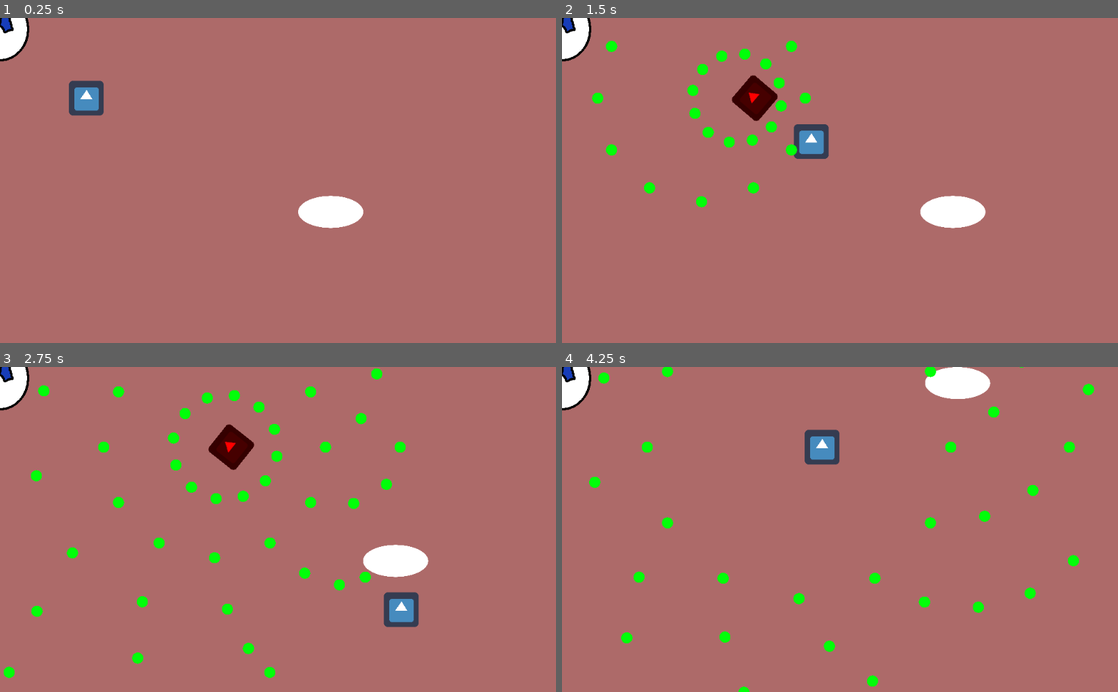
Above: before the commit, frames 1-4 (two rows, left to right).
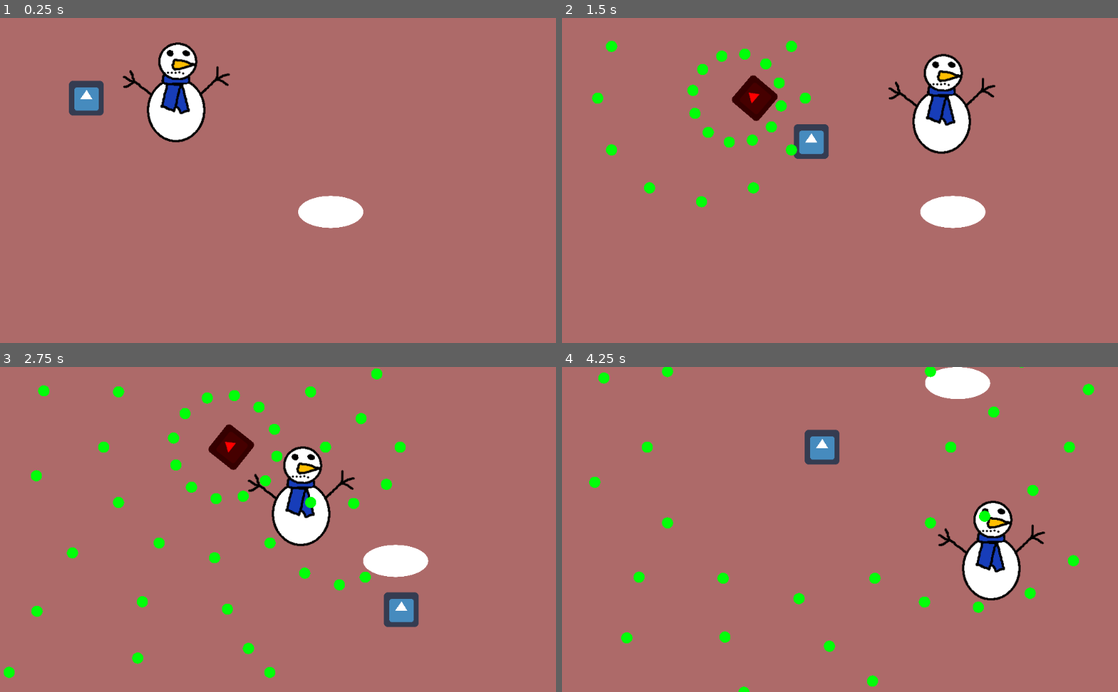
Above: after the commit, the same moments.

Repository: NicoJGutierrez/SmolElfBulletHell
Game: Godot game, scene res://scenes/TestScene.tscn
Two runs of this game, one before a commit and one after it. Both use one fixed random seed, a clock stepped at 60 frames per second and the inputs below. The engine's default icon, where the game draws it, is replaced by a stand-in: a white triangle on a blue panel in a dark square.
Inputs:
- Up to frame 1 (0.25 s): no input
- Up to frame 2 (1.5 s): hold D (right) 0.53-1.28 s; hold S (down) from 1.28 s (still down)
- Up to frame 3 (2.75 s): release S (down) at 2.03 s; hold D (right) from 2.03 s (still down)
- Up to frame 4 (4.25 s): release D (right) at 2.78 s; hold W (up) 2.78-3.53 s; hold A (left) from 3.53 s (still down)

The runs differ from the first frame. In frame 1, 3.1% of the frame differs, in the area x 0-42%, y 0-39%; in frame 2, 3.1%; in frame 3, 3.1%; in frame 4, 3.1%.

Commit message:
feat: El mono de nieve se mueve

Diff:
--- a/objects/Boss.tscn
+++ b/objects/Boss.tscn
@@ -18,7 +18,9 @@
 position = Vector2( 0, 21 )
 scale = Vector2( 1, 1.12 )
 shape = SubResource( 1 )
+disabled = true
 
 [node name="CollisionShape2D2" type="CollisionShape2D" parent="."]
 position = Vector2( 2, -68 )
 shape = SubResource( 2 )
+disabled = true
--- a/project.godot
+++ b/project.godot
@@ -12,7 +12,7 @@
 
 config/name="SmolElfGoesToHell"
 run/main_scene="res://scenes/TestScene.tscn"
-config/icon="res://images/icon.png"
+config/icon="res://images/snowman.png"
 
 [debug]
 
--- /dev/null
+++ b/scenes/Follower.gd
@@ -0,0 +1,16 @@
+extends PathFollow2D
+
+
+# Declare member variables here. Examples:
+# var a = 2
+export var speed = 300
+
+
+# Called when the node enters the scene tree for the first time.
+func _ready():
+	pass # Replace with function body.
+
+
+# Called every frame. 'delta' is the elapsed time since the previous frame.
+func _process(delta):
+	offset += speed * delta
--- a/scenes/TestScene.tscn
+++ b/scenes/TestScene.tscn
@@ -1,13 +1,19 @@
-[gd_scene load_steps=7 format=2]
+[gd_scene load_steps=9 format=2]
 
 [ext_resource path="res://objects/Player.tscn" type="PackedScene" id=1]
 [ext_resource path="res://images/BorderedSquare.png" type="Texture" id=2]
 [ext_resource path="res://objects/enemy.tscn" type="PackedScene" id=3]
 [ext_resource path="res://objects/Pelota.tscn" type="PackedScene" id=4]
 [ext_resource path="res://objects/Boss.tscn" type="PackedScene" id=5]
+[ext_resource path="res://scenes/Follower.gd" type="Script" id=6]
 
 [sub_resource type="RectangleShape2D" id=2]
 extents = Vector2( 28.0003, 572 )
+
+[sub_resource type="Curve2D" id=3]
+_data = {
+"points": PoolVector2Array( 0, 0, 0, 0, 250, 145, 0, 0, 0, 0, 814, 177, 0, 0, 0, 0, 451, 280, 0, 0, 0, 0, 849, 363, 0, 0, 0, 0, 395, 556, 0, 0, 0, 0, 232, 456, 0, 0, 0, 0, 250, 145 )
+}
 
 [node name="TestScene" type="Node2D"]
 
@@ -45,4 +51,16 @@
 [node name="Pelota" parent="." instance=ExtResource( 4 )]
 position = Vector2( 536, 358 )
 
-[node name="Boss" parent="." instance=ExtResource( 5 )]
+[node name="Path2D" type="Path2D" parent="."]
+curve = SubResource( 3 )
+
+[node name="PathFollow2D" type="PathFollow2D" parent="Path2D"]
+position = Vector2( 250, 145 )
+rotate = false
+script = ExtResource( 6 )
+__meta__ = {
+"_edit_group_": true
+}
+
+[node name="Boss" parent="Path2D/PathFollow2D" instance=ExtResource( 5 )]
+rotation = 0.0128952
